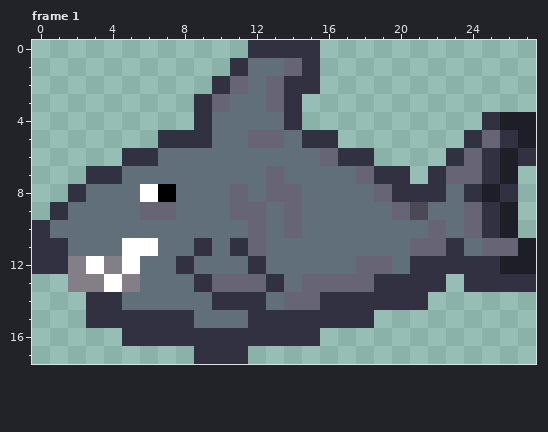
Animated GIF sprite: textures/shark.gif. The first picture shows the starting point.
The file is 280x180 pixels, drawn in blocks of 10x10; one block is one cell here. Colours within 5 levels of each other are drawn and written as one. Shown: frame 1. The commit also changed other frames, which this record leaves out.
New version:
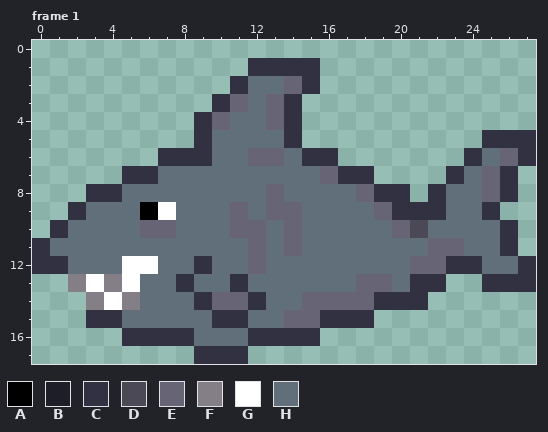
Palette (. is transparent): A #000000  B #1e1e28  C #323141  D #4a4955  E #676575  F #847e87  G #ffffff  H #606f79
What changed:
--- frame 1
@@ x 0..27 @@
- 0 ............CCCC............
- 1 ...........CHHEC............
- 2 ..........CEHECC............
- 3 .........CEHHEC.............
- 4 .........CHHHHC..........CBB
- 5 .......CCCHHEEHCC.......CECB
- 6 .....CCHHHHHHHHHECC....CECBC
- 7 ...CCHHHHHHHHEHHHHECC.CEECB.
- 8 ..CHHHGAHHHEHEEHHHHECCCHCBC.
- 9 .CHHHHEEHHHEEHEHHHHHEDHHECB.
-10 CHHHHHHHHHHHEHEHHHHHHHEHECB.
-11 CCHHHGGHHCHCEHHHHHHHHEECHEEB
-12 CCFGFGHHCHHHCHHHHHEEHCCCCCBB
-13 ..FFGFHHHCEEECHEEEECCCC.CCCC
-14 ...CCHHHHHCCCHEECCCCCC......
-15 ...CCCCCCHHHCCCCCCC.........
-16 .....CCCCCCCCCCC............
+ 0 ............................
+ 1 ............CCCC............
+ 2 ...........CHHEC............
+ 3 ..........CEHEC.............
+ 4 .........CEHHEC.............
+ 5 .........CHHHHC..........CCC
+ 6 .......CCCHHEEHCC.......CHEC
+ 7 .....CCHHHHHHHHHECC....CHEC.
+ 8 ...CCHHHHHHHHEHHHHECC.CHHEC.
+ 9 ..CHHHAGHHHEHEEHHHHECCCHHC..
+10 .CHHHHEEHHHEEHEHHHHHEDHHHHC.
+11 CHHHHHHHHHHHEHEHHHHHHHEEHHC.
+12 CCHHHGGHHCHHEHHHHHHHHEECCHHC
+13 ..FGFGHHCHHCHHHHHHEEHCC..CCC
+14 ...FGFHHHCEECHHEEEECCC......
+15 ...CCHHHHHCCHHEECCC.........
+16 .....CCCCHHHCCCC............
 17 .........CCC................
Changed places in both pictures, as pixel boxes (x1, y1, x2, y2):
changed: (32, 40, 536, 346)
